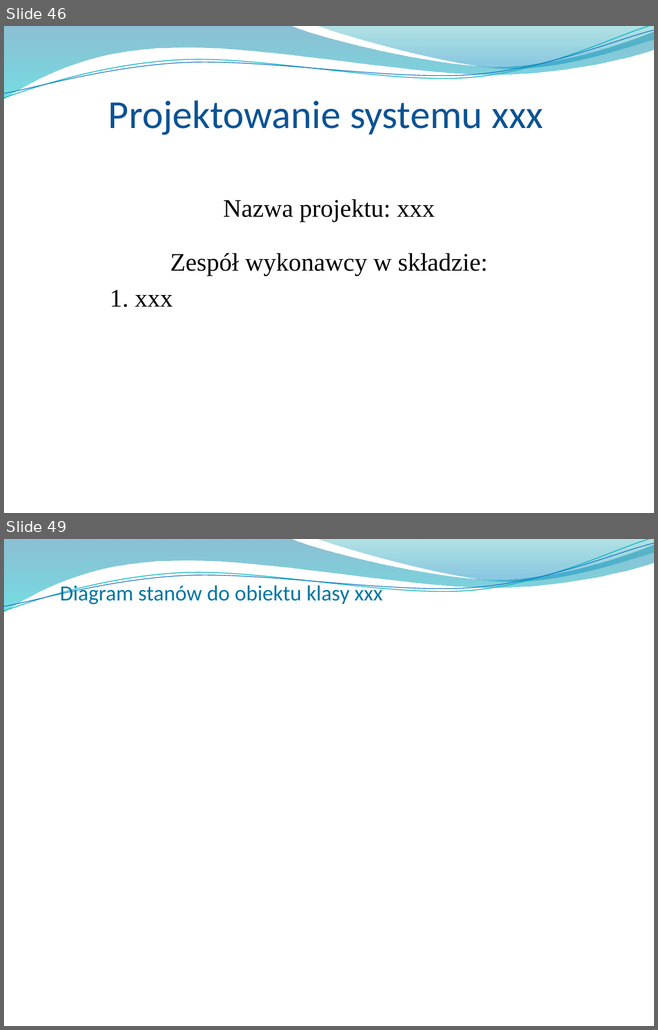
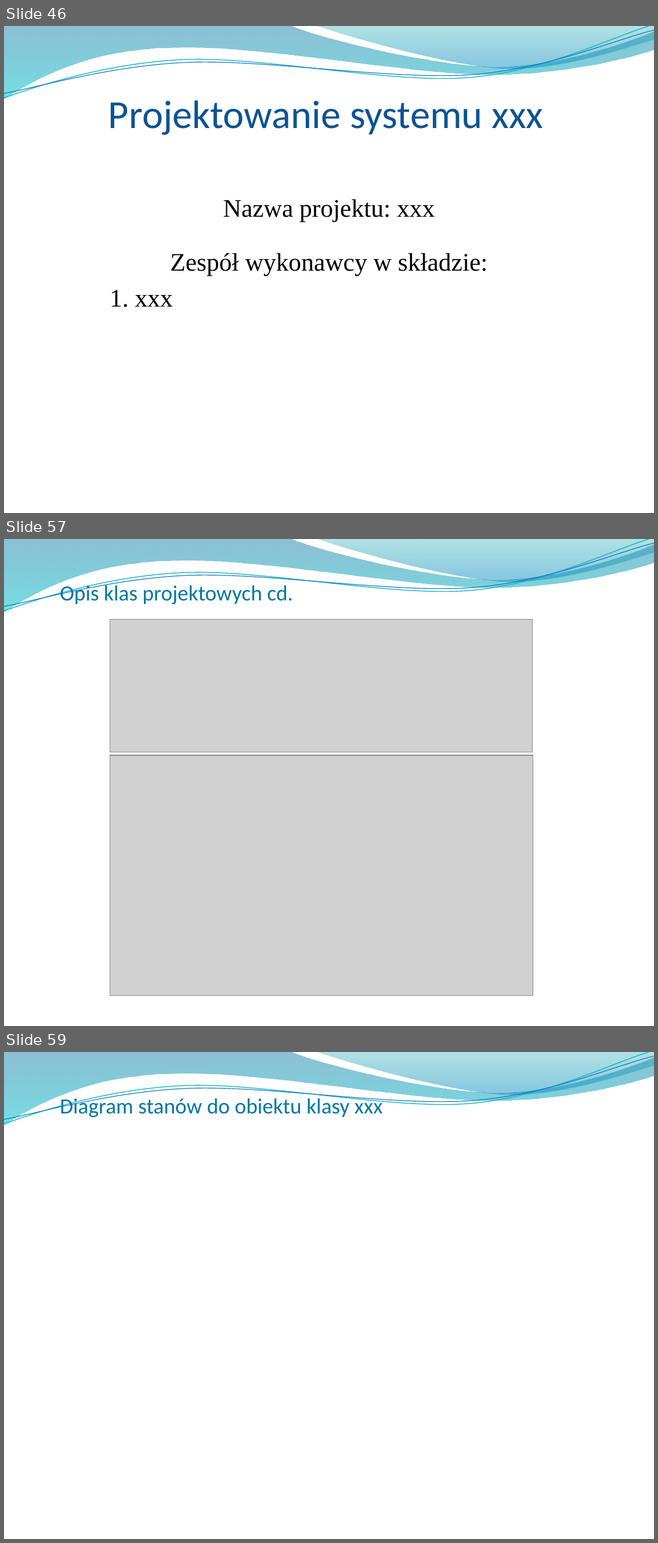
Before and after one commit to Manomenu/okno-mpsi-2026, a slide deck: Przeglad_koncowy_notes_ai.pptx. Shown one above the other, each under a label of ours: slides 46 and 49 before the commit, slides 46, 57 and 59 after it; the slides between them are not shown. The pictures are 658x1030 and 658x1543 pixels, drawn with LibreOffice and Linux fonts; fonts in the diff are those of the drawing; grey boxes stand for pictures; background and template pictures are left out. Boxes give left, top, right and bottom in pixels: in the first picture for what was removed or moved away, otherwise in the second. Text is boxed around its words. In the diff, an @@ line names an element or a change of style, - is before the commit and + after.

```diff
--- a/Przeglad_koncowy_notes_ai.pptx
+++ b/Przeglad_koncowy_notes_ai.pptx
@@ slide 57 added at [4, 539, 654, 1026], background picture (left out); not listed: 4 template elements that a slide beside it also shows @@
@@ title added at [60, 583, 293, 605], 24 pt, text #0076A3 @@
+Opis klas projektowych cd.
@@ picture added at [110, 620, 532, 752] @@
@@ picture added at [110, 755, 532, 995] @@
@@ what was slide 49 is now slide 59 @@
```
Also in this commit, not shown: 2 slides changed, 9 other slides added.
